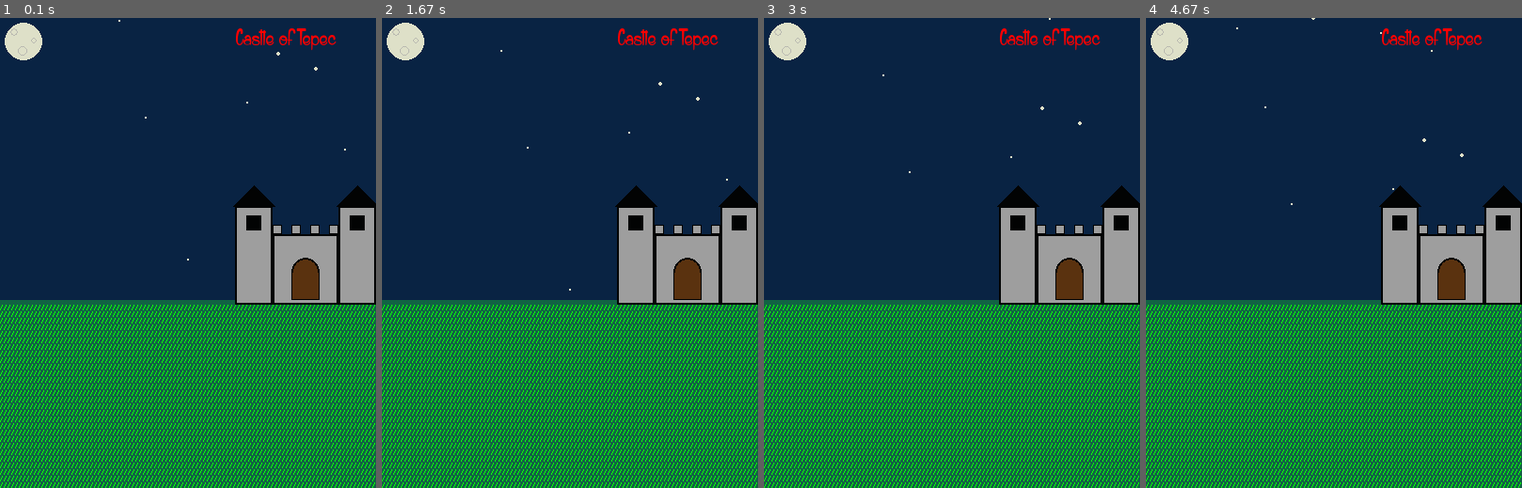
Above: before the commit, frames 1-4 (left to right).
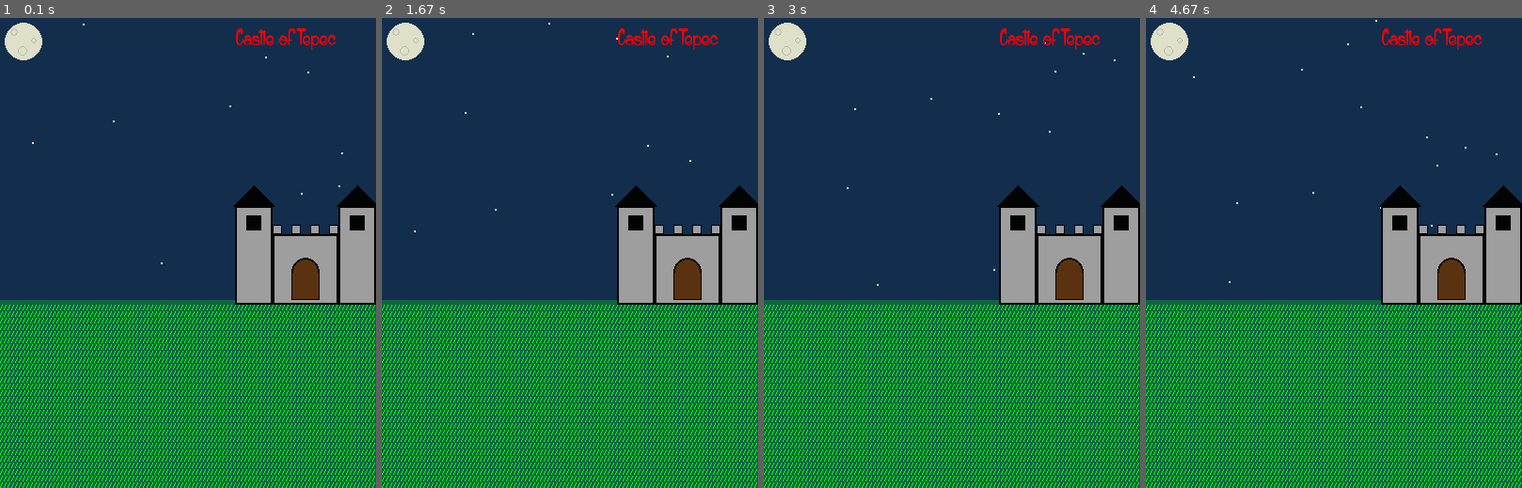
Above: after the commit, the same moments.

Repository: JesusTepec/JuegosPygame
Game: pygame game, started from AnimacionEnELCastillo.py
Two runs of this game, one before a commit and one after it. Both use one fixed random seed, a clock stepped at 60 frames per second and the inputs below.
Inputs:
- Up to frame 1 (0.1 s): no input
- Up to frame 2 (1.67 s): no input
- Up to frame 3 (3 s): no input
- Up to frame 4 (4.67 s): no input

The runs differ from the first frame. In frame 1, less than 0.1% of the frame differs, in the area x 8-92%, y 0-53%; in frame 2, less than 0.1%; in frame 3, less than 0.1%; in frame 4, less than 0.1%, in the area x 12-94%, y 0-57%.

Commit message:
Ejemplos con Gráficos y animaciones
-Plantilla
-animacion ejemplo 1
-Tablero
-Nevando

Diff:
--- a/AnimacionEnELCastillo.py
+++ b/AnimacionEnELCastillo.py
@@ -1,5 +1,6 @@
 #Introducción a los grafico en python
 #Dibujando escenario
+#autor: Jesús Tepec
 
 import pygame
 import random
@@ -13,11 +14,12 @@
 NEGRO = (2, 3, 3)
 ROJO = (255, 0, 0)
 CAFE = (90, 50, 15)
+TRUENO = (19, 45, 77)
 
 centro = []
 for i in range(15):
-    radio = random.randrange(0, 3)
-    centro.append([random.randrange(50, 390), random.randrange(0, 300), radio])
+    radio = 1
+    centro.append([random.randrange(1, 390), random.randrange(0, 300), radio])
 
 pygame.init()
 Dimensiones = (400, 500)
@@ -26,6 +28,7 @@
 
 Terminar = False
 reloj = pygame.time.Clock()
+num = 0
 
 while not Terminar:
     for Evento in pygame.event.get():
@@ -35,7 +38,11 @@
     #La lógica del juego
     #Codigo de dibujo
     Pantalla.fill((255, 255, 255))
-    pygame.draw.rect(Pantalla, AZULNOCHE, [0, 0, 400, 300], 0)
+    num += 1
+    if (num % 200) == 0:
+        pygame.draw.rect(Pantalla, AZULNOCHE, [0, 0, 400, 300], 0)
+    else:
+        pygame.draw.rect(Pantalla, TRUENO, [0, 0, 400, 300], 0)
     pygame.draw.rect(Pantalla, VERDEPASTO, [0, 300, 400, 300], 0)
     pygame.draw.circle(Pantalla, BLANCO, [25, 25], 20, 0)
     pygame.draw.circle(Pantalla, GRIS, [15, 15], 4, 1)
@@ -78,5 +85,5 @@
     Texto = Fuente.render("Castle of Tepec", True, ROJO)
     Pantalla.blit(Texto, [250, 10])
     pygame.display.flip()
-    reloj.tick(20)
+    reloj.tick(60)
 pygame.quit()
--- /dev/null
+++ b/Animacion_Ejemplo1.py
@@ -0,0 +1,52 @@
+#Ejemplo 1 - circulo cae
+import pygame
+import math
+
+
+# Definir Colores
+COLOR = (255, 255, 255)
+ROJO = (255, 0, 0)
+AZUL = (0, 0, 255)
+BLANCO = (255, 255, 255)
+VERDE = (0, 255, 0)
+AMARILLO = (255, 255, 0)
+
+pygame.init()
+
+# Establecemos las dimensiones de la pantalla [largo,altura]
+dimensiones = [700, 500]
+pantalla = pygame.display.set_mode(dimensiones)
+pygame.display.set_caption("Mi Primer juego en pygame")  # Titulo
+
+#El bucle se ejecuta hasta que el usuario hace click sobre el botón de cierre.
+juego_terminado = False
+
+# Se usa para establecer cuan rápido se actualiza la pantalla
+reloj = pygame.time.Clock()
+y = 0
+x = 0
+v_x = 1
+
+# -------- Bucle principal del Programa -----------
+while juego_terminado is False:
+    # --- Bucle principal de eventos
+    for evento in pygame.event.get():  # El usuario realizó alguna acción
+        if evento.type == pygame.QUIT:  # Si el usuario hizo click sobre salir
+            juego_terminado = True
+            # Marcamos que hemos acabado y abandonamos este bucle
+
+    # --- LA LÓGICA DEL JUEGO DEBERÍA IR AQUÍ
+
+    # --- EL CÓDIGO DE DIBUJO DEBERÍA IR AQUÍ
+    pantalla.fill(BLANCO)
+    pygame.draw.circle(pantalla, ROJO, [x, y], 10, 0)
+    y += 1
+    # --- Avanzamos y actualizamos la pantalla con lo que hemos dibujado.
+    pygame.display.flip()
+
+    # --- Limitamos a 60 fotogramas por segundo (frames per second)
+    reloj.tick(50)
+
+# Cerramos la ventana y salimos.
+# Si te olvidas de esta última línea, el programa se 'ciclará'
+pygame.quit()
--- /dev/null
+++ b/Plantilla.py
@@ -0,0 +1,63 @@
+# -*- coding: utf-8 -*-
+import pygame
+import math
+import random
+
+def gradToRad(grados):
+    return (grados * math.pi) / 180
+# Definir Colores
+COLOR = (255, 255, 255)
+ROJO = (255, 0, 0)
+AZUL = (0, 0, 255)
+BLANCO = (255, 255, 255)
+VERDE = (0, 255, 0)
+AMARILLO = (255, 255, 0)
+
+pygame.init()
+
+# Establecemos las dimensiones de la pantalla [largo,altura]
+dimensiones = [700, 500]
+pantalla = pygame.display.set_mode(dimensiones)
+pygame.display.set_caption("Mi Primer juego en pygame")  # Titulo
+
+#El bucle se ejecuta hasta que el usuario hace click sobre el botón de cierre.
+juego_terminado = False
+
+# Se usa para establecer cuan rápido se actualiza la pantalla
+reloj = pygame.time.Clock()
+x = 10
+y = 10
+posCircle = [0, 0]
+# -------- Bucle principal del Programa -----------
+while juego_terminado is False:
+    # --- Bucle principal de eventos
+    for evento in pygame.event.get():  # El usuario realizó alguna acción
+        if evento.type == pygame.QUIT:  # Si el usuario hizo click sobre salir
+            juego_terminado = True
+            # Marcamos que hemos acabado y abandonamos este bucle
+
+    # --- LA LÓGICA DEL JUEGO DEBERÍA IR AQUÍ
+
+    # --- EL CÓDIGO DE DIBUJO DEBERÍA IR AQUÍ
+    pantalla.fill(AMARILLO)
+    #pygame.draw.rect(pantalla, ROJO, [150, 50, 400, 400])
+    #pygame.draw.circle(pantalla, AZUL, [350, 250], 200, 2)
+    #pygame.draw.line(pantalla, VERDE, [10, 10], [650, 470], 4)
+    #pygame.draw.polygon(pantalla, ROJO, [[350, 10], [20, 400], [680, 400], [350, 10]], 1)
+    #pygame.draw.arc(pantalla, AZUL, [150, 50, 400, 400], gradToRad(0), gradToRad(180), 2)
+    #pygame.draw.ellipse(pantalla, COLOR, [50, 50, 600, 400])
+    pos = pygame.mouse.get_pos()
+    pres = pygame.mouse.get_pressed()
+    if pres[0]==1:
+        posCircle = pos
+    pygame.draw.circle(pantalla, ROJO, posCircle, 20, 0)
+    pygame.draw.circle(pantalla, ROJO, pos, 10, 0)
+    # --- Avanzamos y actualizamos la pantalla con lo que hemos dibujado.
+    pygame.display.flip()
+
+    # --- Limitamos a 60 fotogramas por segundo (frames per second)
+    reloj.tick(60)
+
+# Cerramos la ventana y salimos.
+# Si te olvidas de esta última línea, el programa se 'ciclará'
+pygame.quit()
--- /dev/null
+++ b/Tablero.py
@@ -0,0 +1,55 @@
+#Ejemplo 3 - Tablero
+import pygame
+
+# Definir Colores
+COLOR = (255, 255, 255)
+NEGRO = (0, 0, 0)
+ROJO = (255, 0, 0)
+AZUL = (0, 0, 255)
+BLANCO = (255, 255, 255)
+VERDE = (0, 255, 0)
+AMARILLO = (255, 255, 0)
+
+pygame.init()
+
+# Establecemos las dimensiones de la pantalla [largo,altura]
+dimenciones = [400, 400]
+pantalla = pygame.display.set_mode(dimenciones)
+pygame.display.set_caption("TABLERO")  # Titulo
+
+#El bucle se ejecuta hasta que el usuario hace click sobre el botón de cierre.
+juego_terminado = False
+
+# Se usa para establecer cuan rápido se actualiza la pantalla
+reloj = pygame.time.Clock()
+color = 0
+# -------- Bucle principal del Programa -----------
+while juego_terminado is False:
+    # --- Bucle principal de eventos
+    for evento in pygame.event.get():  # El usuario realizó alguna acción
+        if evento.type == pygame.QUIT:  # Si el usuario hizo click sobre salir
+            juego_terminado = True
+            # Marcamos que hemos acabado y abandonamos este bucle
+
+    # --- LA LÓGICA DEL JUEGO DEBERÍA IR AQUÍ
+
+    # --- EL CÓDIGO DE DIBUJO DEBERÍA IR AQUÍ
+    pantalla.fill(BLANCO)
+    color = 0
+    for i in range(0, dimenciones[0], 50):
+        for j in range(0, dimenciones[1], 50):
+            if color % 2 == 0:
+                pygame.draw.rect(pantalla, NEGRO, [i, j, 50, 50], 0)
+            else:
+                pygame.draw.rect(pantalla, BLANCO, [i, j, 50, 50], 0)
+            color += 1
+        color += 1
+    # --- Avanzamos y actualizamos la pantalla con lo que hemos dibujado.
+    pygame.display.flip()
+
+    # --- Limitamos a 60 fotogramas por segundo (frames per second)
+    reloj.tick(5)
+
+# Cerramos la ventana y salimos.
+# Si te olvidas de esta última línea, el programa se 'ciclará'
+pygame.quit()
